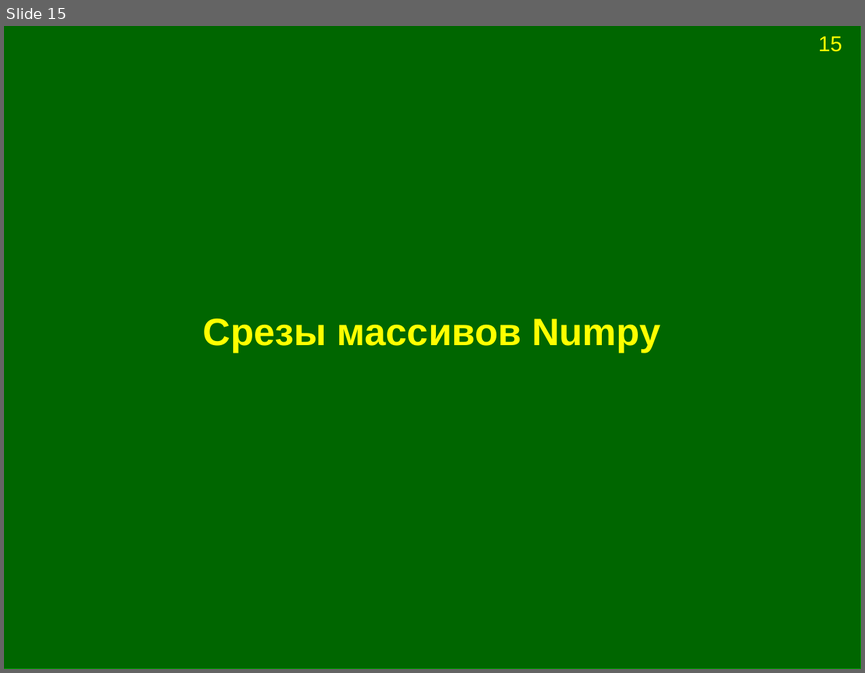
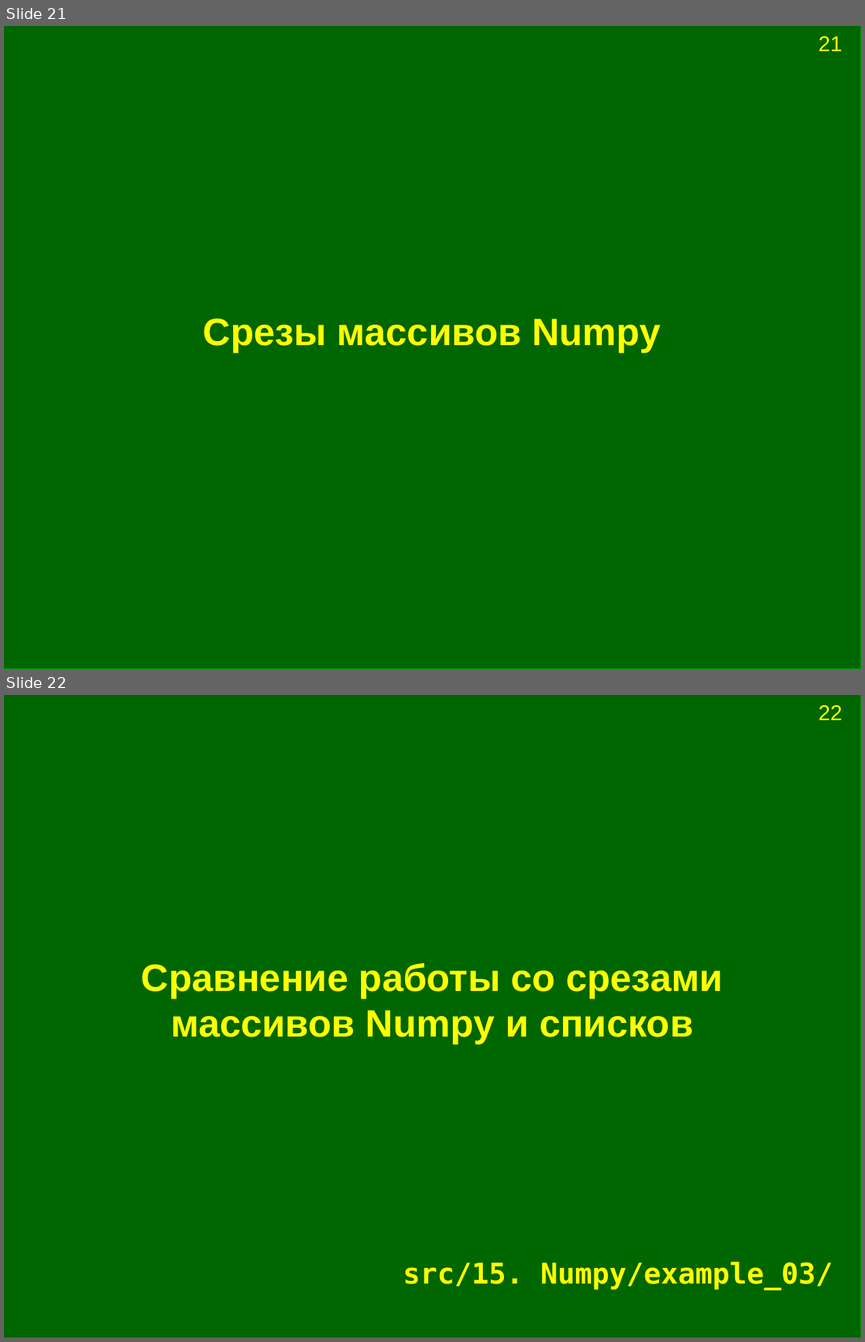
Before and after one commit to Jenyay/modelling, a slide deck: python language/presentations/15. Numpy.odp. Shown one above the other, each under a label of ours: slide 15 before the commit, slides 21 and 22 after it. The pictures are 865x673 and 865x1342 pixels, drawn with LibreOffice and Linux fonts; fonts in the diff are those of the drawing. Boxes give left, top, right and bottom in pixels: in the first picture for what was removed or moved away, otherwise in the second. Text is boxed around its words. In the diff, an @@ line names an element or a change of style, - is before the commit and + after.

Commit message:
Добавлены примеры и слайды про Numpy

```diff
--- a/python language/presentations/15. Numpy.odp
+++ b/python language/presentations/15. Numpy.odp
@@ slide 22 added at bbox=[4, 695, 861, 1338], background #FFFFFF; not listed: 2 template elements that a slide beside it also shows @@
@@ title added at bbox=[141, 963, 723, 1044], 32 pt, text #FFFF00, bold @@
+Сравнение работы со срезами массивов Numpy и списков
@@ title added at bbox=[403, 1261, 833, 1290], 24 pt, text #FFFF00, bold @@
+src/15. Numpy/example_03/
@@ what was slide 15 is now slide 21 @@
@@ page number at bbox=[818, 36, 842, 51]: text changed @@
-15
+21
```
Also in this commit, not shown: 1 slide changed, 26 other slides added, 1 slide removed, 5 other files.
